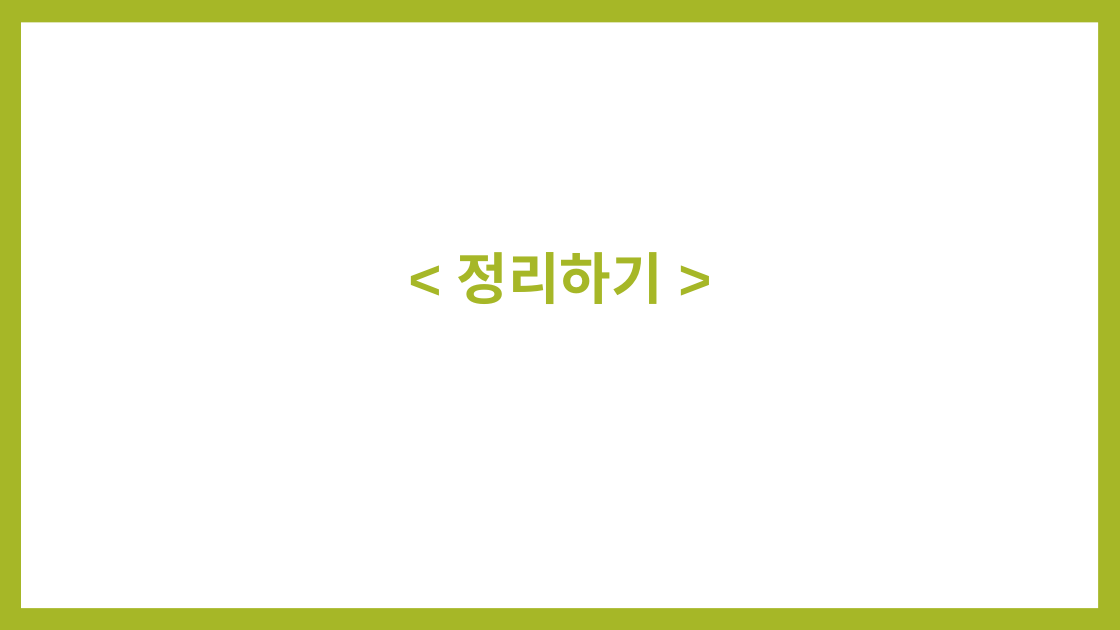
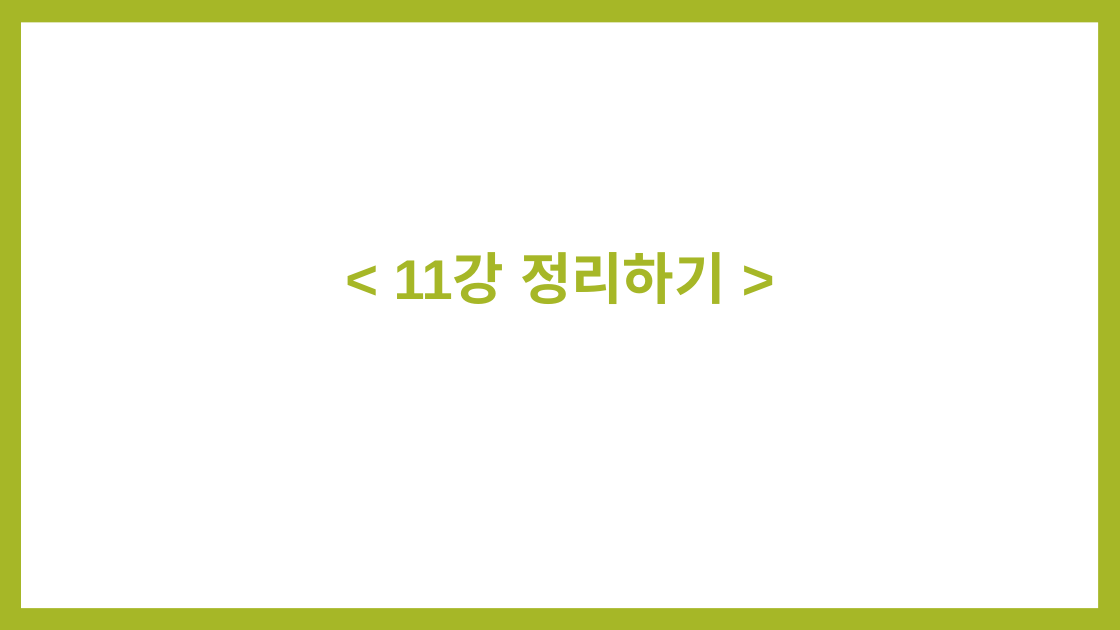
Before and after one commit to noheul1030/KOPO-Python-Vacation, a slide deck: slide 33 of Python과제/Python_11강.pptx. Drawn at 1120x630 pixels with LibreOffice and Linux fonts; fonts in the diff are those of the drawing. Boxes give left, top, right and bottom in pixels: in the first picture for what was removed or moved away, otherwise in the second. Text is boxed around its words. In the diff, an @@ line names an element or a change of style, - is before the commit and + after.

```diff
--- a/Python과제/Python_11강.pptx
+++ b/Python과제/Python_11강.pptx
@@ text at (394,252,726,304): text changed @@
-< 정리하기 >
+< 11강 정리하기 >
```
Also in this commit, not shown: 1 other slide changed, 15 slides added, 15 slides removed, 12 other files.
